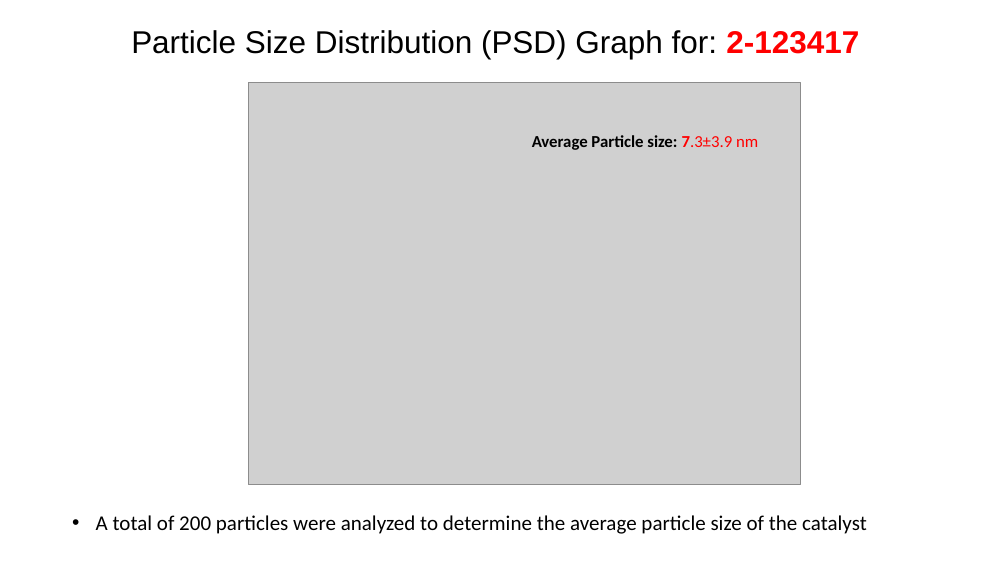
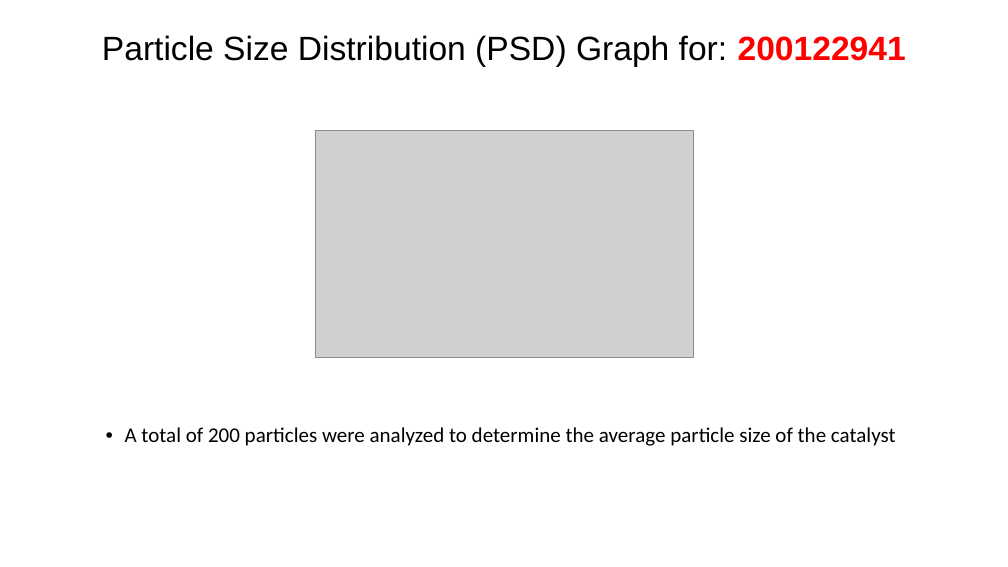
Before and after one commit to cvrl10/mini_project, a slide deck: slide 4 of 100040000/_100040000.pptx (slide 5 before the commit). Drawn at 1008x567 pixels with LibreOffice and Linux fonts; fonts in the diff are those of the drawing; grey boxes stand for pictures. Boxes give left, top, right and bottom in pixels: in the first picture for what was removed or moved away, otherwise in the second. Text is boxed around its words. In the diff, an @@ line names an element or a change of style, - is before the commit and + after.

```diff
--- a/100040000/_100040000.pptx
+++ b/100040000/_100040000.pptx
@@ title at (x1=102, y1=35, x2=906, y2=67): text changed; size 30 to 32 pt @@
-Particle Size Distribution (PSD) Graph for: 2-123417
+Particle Size Distribution (PSD) Graph for: 200122941
@@ picture removed at (x1=248, y1=82, x2=800, y2=485) @@
@@ picture added at (x1=315, y1=130, x2=693, y2=357) @@
@@ text removed at (x1=532, y1=135, x2=758, y2=150) @@
-Average Particle size: 7.3±3.9 nm
@@ text "A total of 200 particles ..." moved from (x1=96, y1=515, x2=867, y2=534) to (x1=125, y1=427, x2=896, y2=446) @@
@@ text "A total of 200 particles ..." at (x1=125, y1=427, x2=896, y2=446): indent changed; line spacing 1 to 0.9; more space between paragraphs @@
```
Also in this commit, not shown: 3 other slides changed, 1 slide added, 6 slides removed, 11 other files.
